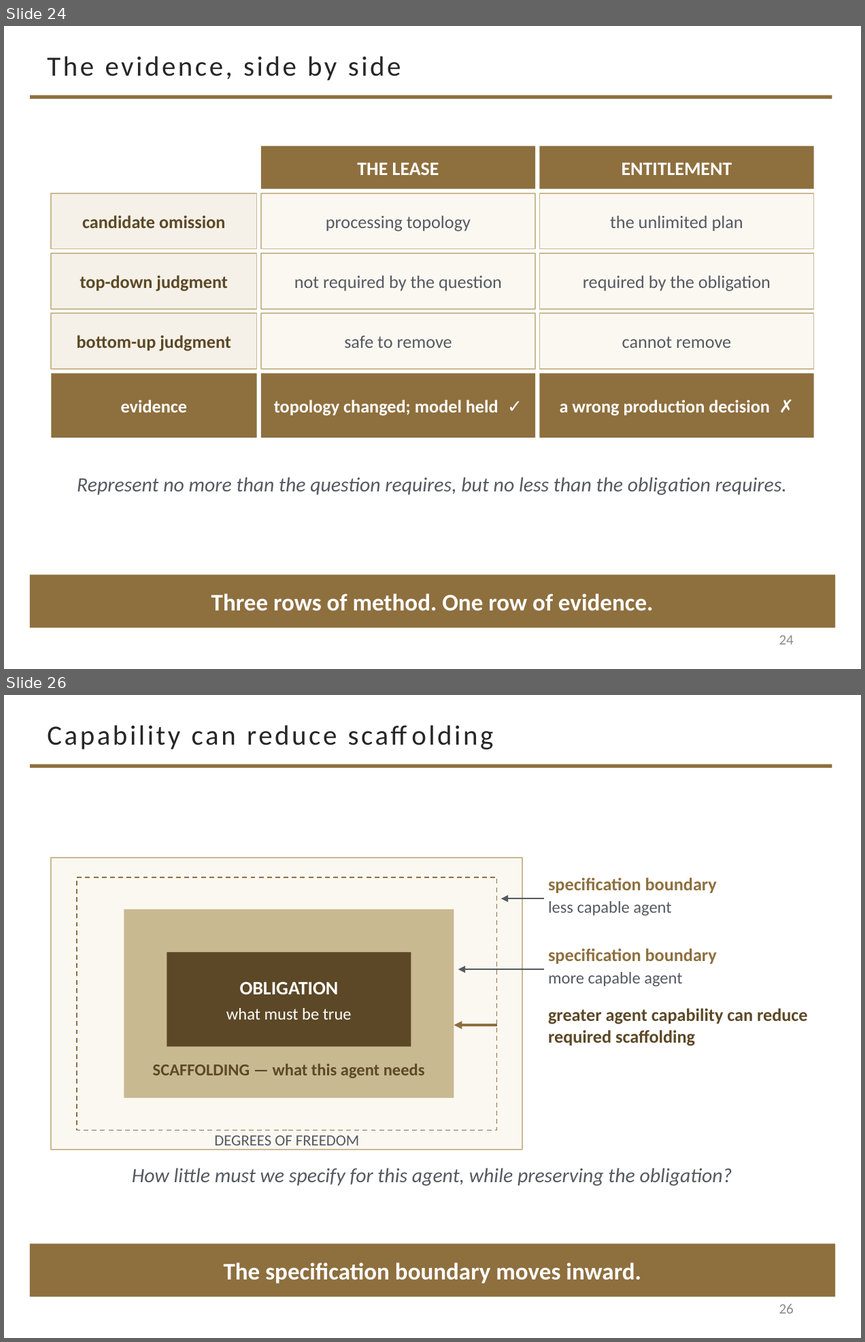
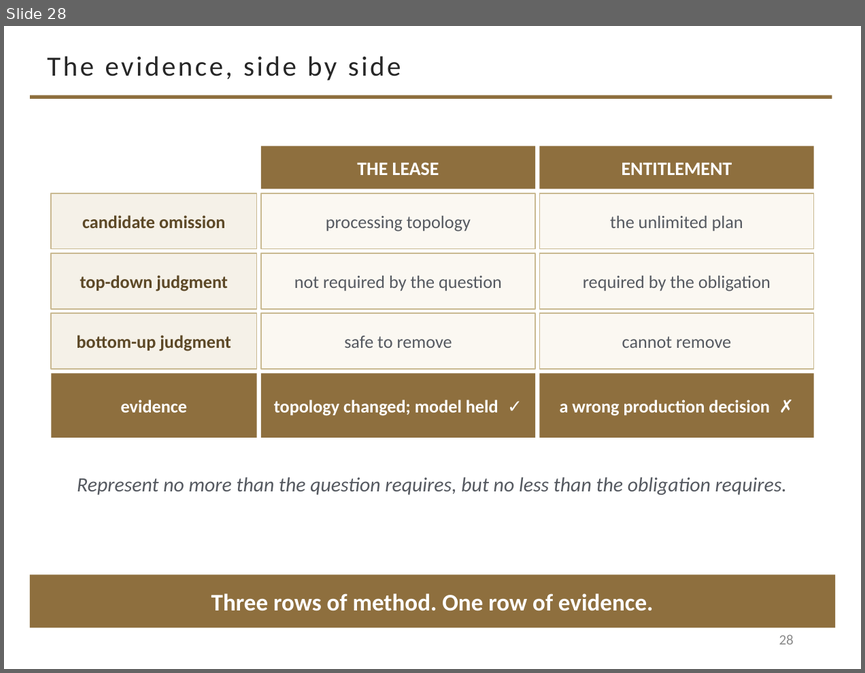
Before and after one commit to davisjam/model-based-agentic-software-engineering, a slide deck: course/lectures/act-2-delegation-and-control/02-modeling/2-2-Modeling-1-Purposeful-Reduction.pptx. Shown one above the other, each under a label of ours: slides 24 and 26 before the commit, slide 28 after it; the slides between them are not shown. The pictures are 865x1342 and 865x673 pixels, drawn with LibreOffice and Linux fonts; fonts in the diff are those of the drawing; background and template pictures are left out. Boxes give left, top, right and bottom in pixels: in the first picture for what was removed or moved away, otherwise in the second. Text is boxed around its words. In the diff, an @@ line names an element or a change of style, - is before the commit and + after.

```diff
--- a/course/lectures/act-2-delegation-and-control/02-modeling/2-2-Modeling-1-Purposeful-Reduction.pptx
+++ b/course/lectures/act-2-delegation-and-control/02-modeling/2-2-Modeling-1-Purposeful-Reduction.pptx
@@ slide 26 removed at <box>4,695,861,1338</box>, background #FFFFFF; not listed: 1 template element that a slide beside it also shows @@
@@ title removed at <box>47,725,337,749</box> @@
-Capability can reduce scaffolding
@@ rectangle removed at <box>51,858,522,1149</box> @@
@@ rectangle removed at <box>77,877,496,1130</box> @@
@@ text removed at <box>548,877,717,915</box> @@
-specification boundary
-less capable agent
@@ rectangle removed at <box>124,909,454,1098</box> @@
@@ arrow removed from (544, 899) to (501, 899) @@
@@ rectangle removed at <box>167,952,411,1047</box> @@
-OBLIGATION
-what must be true
@@ text removed at <box>548,948,717,986</box> @@
-specification boundary
-more capable agent
@@ arrow removed from (544, 969) to (458, 969) @@
@@ text removed at <box>548,1008,808,1046</box> @@
-greater agent capability can reduce required scaffolding
@@ arrow removed from (496, 1025) to (454, 1025) @@
@@ text removed at <box>153,1064,425,1078</box> @@
-SCAFFOLDING — what this agent needs
@@ text removed at <box>214,1135,359,1150</box> @@
-DEGREES OF FREEDOM
@@ text removed at <box>132,1168,732,1185</box> @@
-How little must we specify for this agent, while preserving the obligation?
@@ rectangle removed at <box>30,1243,835,1297</box> @@
-The specification boundary moves inward.
@@ page number removed at <box>779,1304,793,1313</box> @@
-26
@@ what was slide 24 is now slide 28 @@
@@ page number at <box>779,635,793,644</box>: text changed @@
-24
+28
```
Also in this commit, not shown: 3 slides changed.
